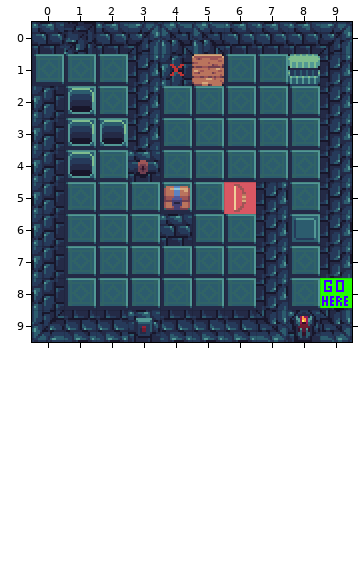
Tiled map, stored at Assets/Tilemaps/Level/Level_03.tmx. That is the earlier state.
Cells are 16x16 px. Shown: x 0..9, y 0..9.
The same view after the edit:
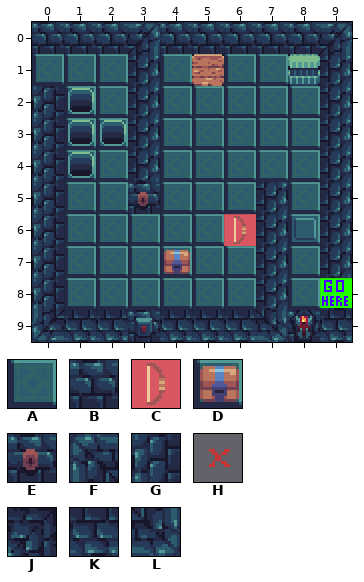
Key: from "tmp-tilemap": A 1, B 3, C 7, D 9, E 15, F 28, G 32, H 33, J 35, K 37, L 38.
_ is an empty cell, # one hidden under a higher layer.
From old to new:
{"where": "layer \"wall\""}
{"y":0,"x":4,"old":"#","new":"B"}
{"y":1,"x":4,"old":"G","new":"_"}
{"y":6,"x":4,"old":"B","new":"_"}
{"y":9,"x":9,"old":"#","new":"K"}
{"where": "layer \"ground\""}
{"y":0,"x":1,"old":"J","new":"_"}
{"y":0,"x":4,"old":"FF","new":"__"}
{"y":1,"x":4,"old":"H","new":"A"}
{"y":5,"x":3,"old":"A","new":"_"}
{"y":6,"x":4,"old":"_","new":"A"}
{"y":9,"x":9,"old":"L","new":"_"}
{"where": "layer \"interactable\""}
{"y":4,"x":3,"old":"E","new":"_"}
{"y":5,"x":3,"old":"_D","new":"E_"}
{"y":5,"x":6,"old":"C","new":"_"}
{"y":6,"x":6,"old":"_","new":"C"}
{"y":7,"x":4,"old":"_","new":"D"}
